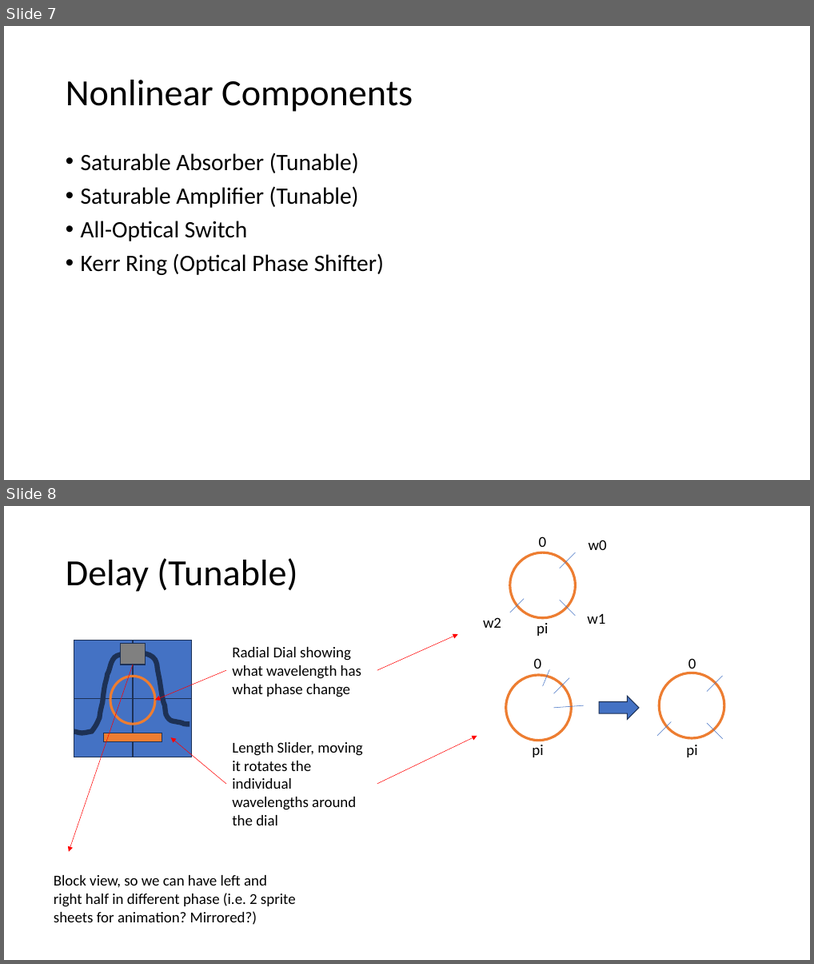
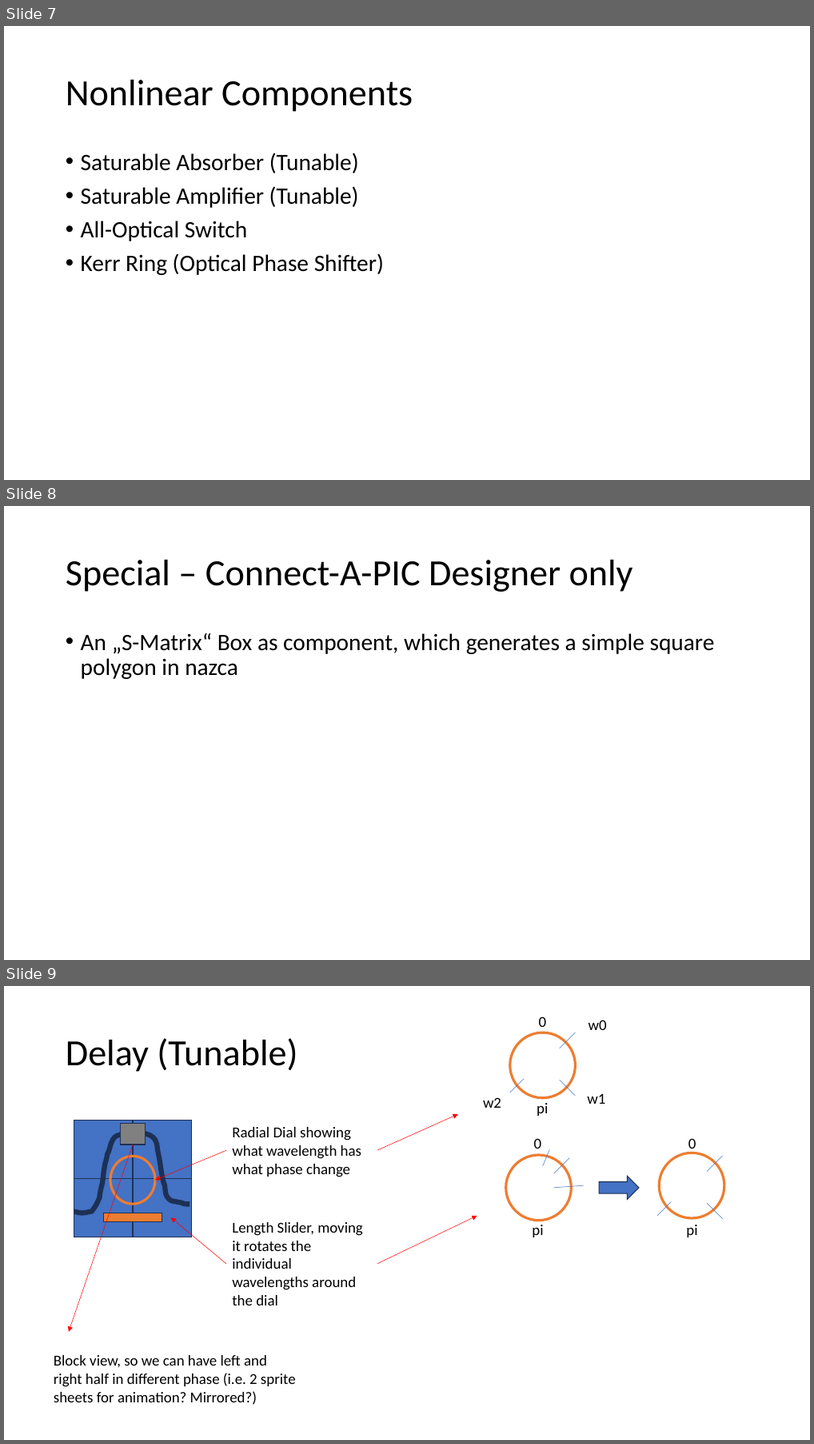
Before and after one commit to Akhetonics/Connect-A-PIC, a slide deck: Design.pptx. Shown one above the other, each under a label of ours: slides 7 and 8 before the commit, slides 7, 8 and 9 after it. The pictures are 814x964 and 814x1444 pixels, drawn with LibreOffice and Linux fonts; fonts in the diff are those of the drawing. Boxes give left, top, right and bottom in pixels: in the first picture for what was removed or moved away, otherwise in the second. Text is boxed around its words. In the diff, an @@ line names an element or a change of style, - is before the commit and + after.

Commit message:
S-Matrix Concept

```diff
--- a/Design.pptx
+++ b/Design.pptx
@@ slide 8 added at (x1=4, y1=506, x2=810, y2=960), background #FFFFFF @@
@@ title added at (x1=66, y1=560, x2=634, y2=592), 44 pt, text #000000 @@
+Special – Connect-A-PIC Designer only
@@ text added at (x1=81, y1=633, x2=715, y2=679), 28 pt, text #000000 @@
+• An „S-Matrix“ Box as component, which generates a simple square polygon in nazca
@@ what was slide 8 is now slide 9 @@
```
Also in this commit, not shown: 1 other slide added, 1 other file.
